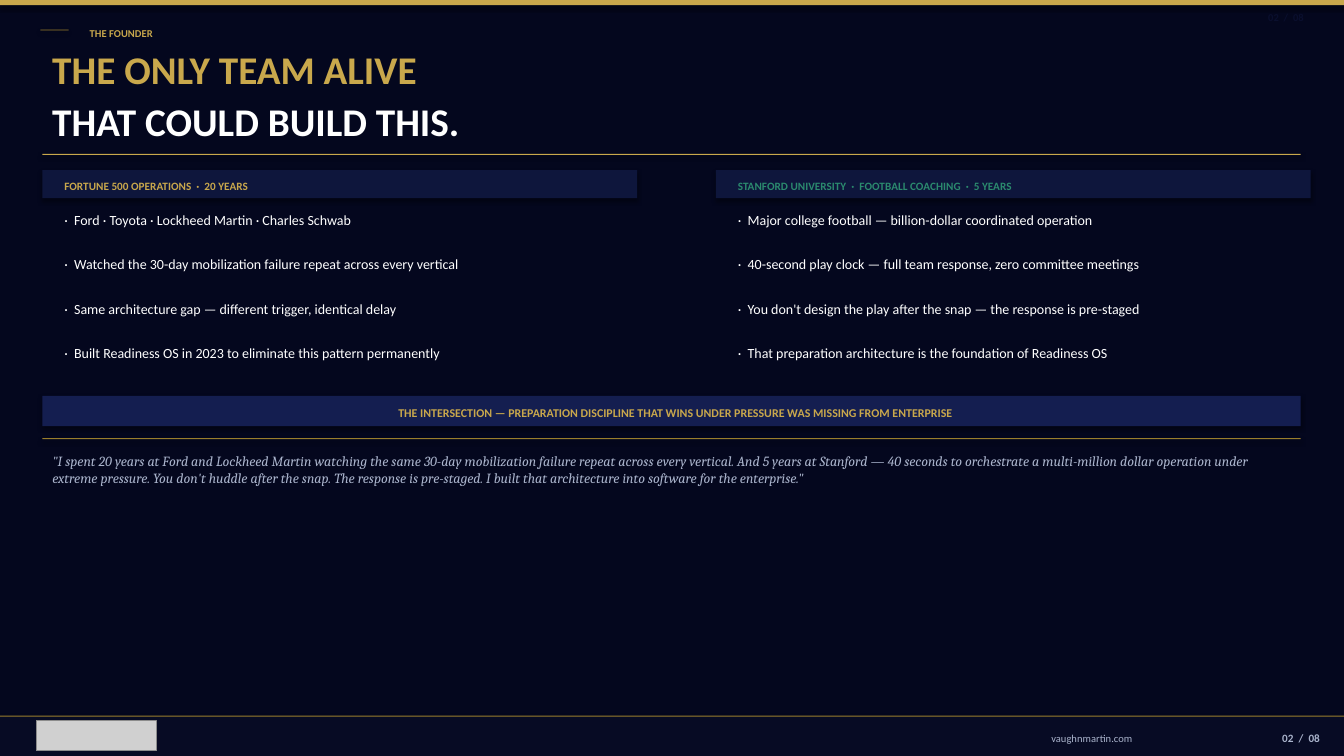
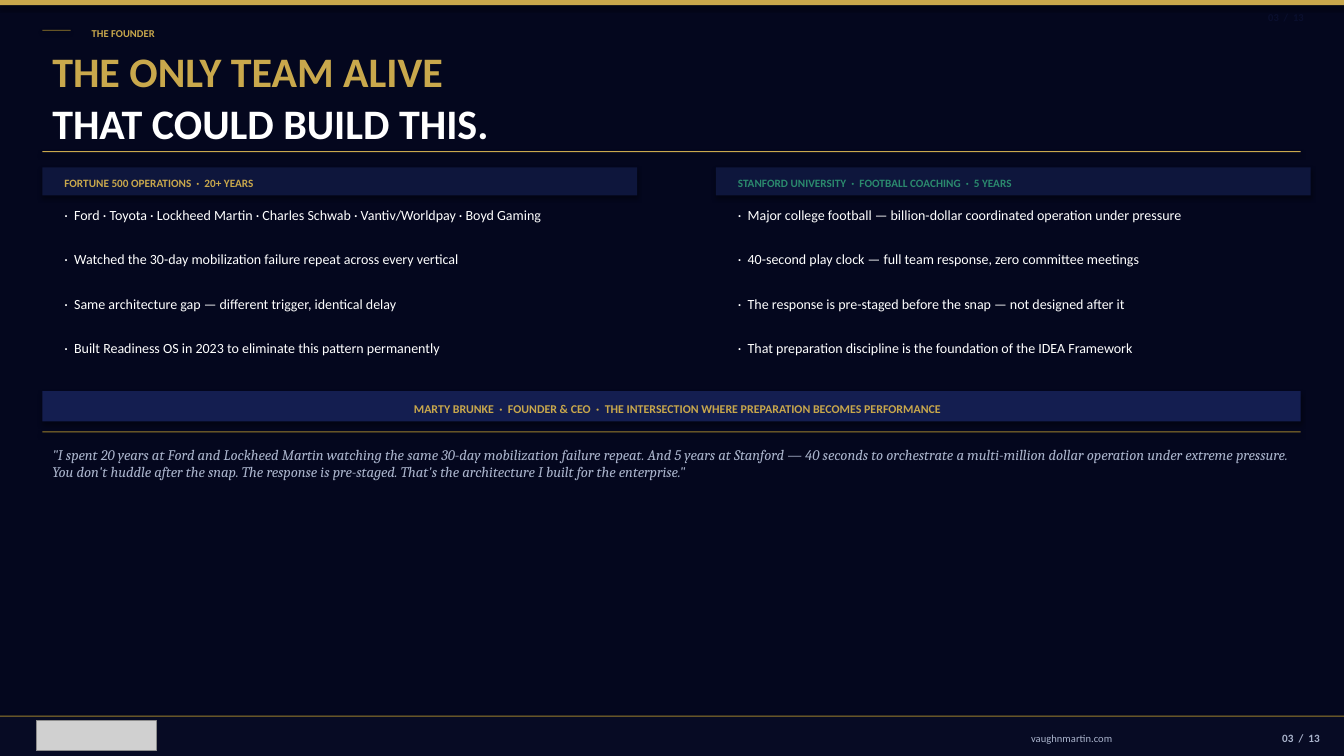
Before and after one commit to mbrunke18/CodePlatform1, a slide deck: slide 4 of attached_assets/VaughnMartin-Investor-Deck-v13-final.pptx (slide 3 before the commit). Drawn at 1344x756 pixels with LibreOffice and Linux fonts; fonts in the diff are those of the drawing; grey boxes stand for pictures; background and template pictures are left out. Boxes give left, top, right and bottom in pixels: in the first picture for what was removed or moved away, otherwise in the second. Text is boxed around its words. In the diff, an @@ line names an element or a change of style, - is before the commit and + after.

```diff
--- a/attached_assets/VaughnMartin-Investor-Deck-v13-final.pptx
+++ b/attached_assets/VaughnMartin-Investor-Deck-v13-final.pptx
@@ text "THE ONLY TEAM ALIVE" at box(52, 59, 443, 88): size 28 to 30 pt @@
@@ text "THAT COULD BUILD THIS." at box(52, 111, 488, 140): size 28 to 30 pt @@
@@ text at box(64, 179, 253, 187): text changed @@
-FORTUNE 500 OPERATIONS · 20 YEARS
+FORTUNE 500 OPERATIONS · 20+ YEARS
@@ text at box(74, 210, 541, 223): text changed @@
-· Ford · Toyota · Lockheed Martin · Charles Schwab
+· Ford · Toyota · Lockheed Martin · Charles Schwab · Vantiv/Worldpay · Boyd Gaming
@@ text at box(748, 210, 1181, 223): text changed @@
-· Major college football — billion-dollar coordinated operation
+· Major college football — billion-dollar coordinated operation under pressure
@@ text at box(748, 299, 1125, 312): text changed @@
-· You don't design the play after the snap — the response is pre-staged
+· The response is pre-staged before the snap — not designed after it
@@ text at box(748, 343, 1132, 356): text changed @@
-· That preparation architecture is the foundation of Readiness OS
+· That preparation discipline is the foundation of the IDEA Framework
@@ text at box(414, 405, 941, 413): text changed @@
-THE INTERSECTION — PREPARATION DISCIPLINE THAT WINS UNDER PRESSURE WAS MISSING FROM ENTERPRISE
+MARTY BRUNKE · FOUNDER & CEO · THE INTERSECTION WHERE PREPARATION BECOMES PERFORMANCE
@@ 4 texts, 2 rectangles: place and size @@
-4 texts, 2 rectangles at box(42, 259, 1301, 440)
+4 texts, 2 rectangles at box(42, 254, 1301, 433)
@@ text at box(52, 450, 1288, 480): text changed; size 10 to 10.5 pt @@
-"I spent 20 years at Ford and Lockheed Martin watching the same 30-day mobilization failure repeat across every vertical. And 5 years at Stanford — 40 seconds to orchestrate a multi-million dollar operation under extreme pressure. You don't huddle after the snap. The response is pre-staged. I built that architecture into software for the enterprise."
+"I spent 20 years at Ford and Lockheed Martin watching the same 30-day mobilization failure repeat. And 5 years at Stanford — 40 seconds to orchestrate a multi-million dollar operation under extreme pressure. You don't huddle after the snap. The response is pre-staged. That's the architecture I built for the enterprise."
@@ text "vaughnmartin.com": place and size @@
-text "vaughnmartin.com" at box(1051, 734, 1132, 744)
+text "vaughnmartin.com" at box(1031, 734, 1112, 744)
@@ text at box(1282, 734, 1319, 742): text changed @@
-02 / 08
+03 / 13
```
Also in this commit, not shown: 6 other slides changed, 6 slides added, 2 slides removed, 1 other file.
